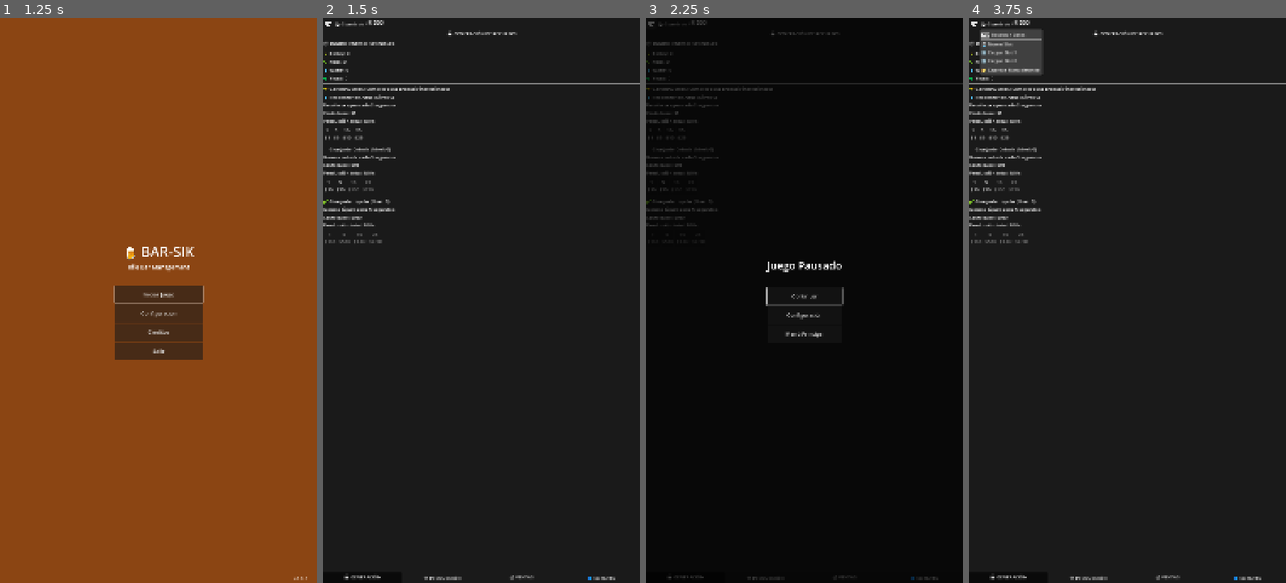
Above: before the commit, frames 1-4 (left to right).
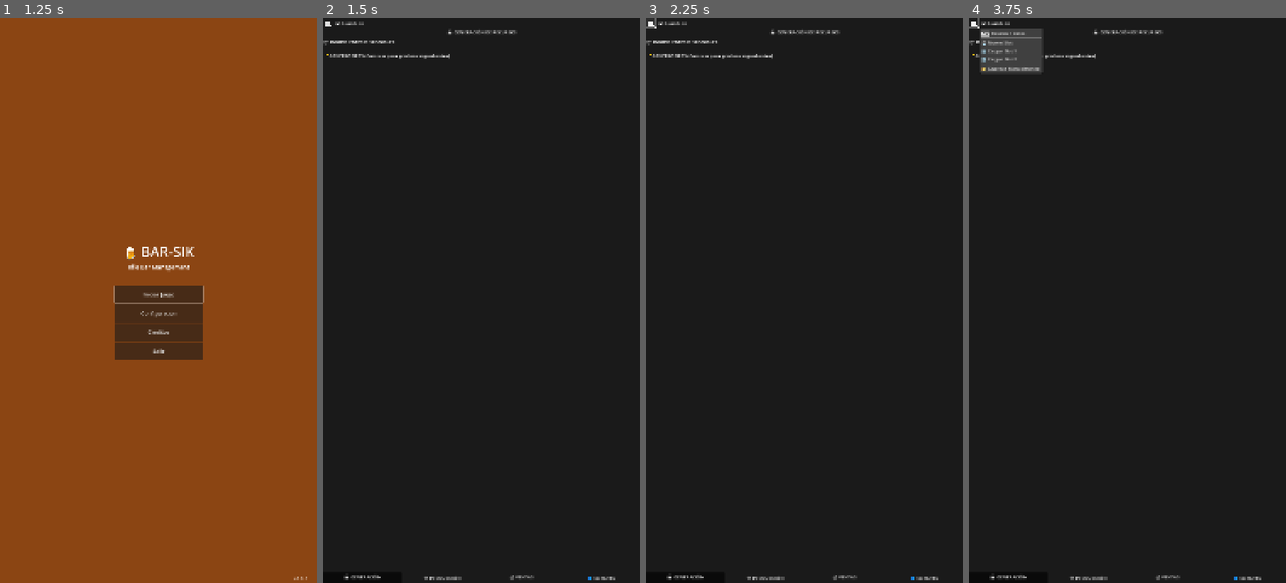
Above: after the commit, the same moments.

Repository: Kavalieri/bar-sik
Game: Godot game, scene res://scenes/SplashScreen.tscn
Two runs of this game, one before a commit and one after it. Both use one fixed random seed, a clock stepped at 60 frames per second and the inputs below.
Inputs (mouse positions are in pixels of both pictures, inside the frame that each line leads up to):
- Up to frame 1 (1.25 s): tap Enter at 0.5 s; move the mouse to (228, 272) at 0.52 s; click (228, 272) at 0.67 s
- Up to frame 2 (1.5 s): click "Iniciar Juego" at 1.25 s
- Up to frame 3 (2.25 s): click "⏸️" at 2 s
- Up to frame 4 (3.75 s): click (1127, 294) at 2.75 s, where only the run before the commit has a clickable "Continuar"; click "💾 Guardado" at 3.5 s

Frame 1 is identical in both runs. In frame 2, 2.3% of the frame differs, in the area x 0-100%, y 0-40%; in frame 3, 1.4%; in frame 4, 2.5%.
Error after the commit: Parse Error: Could not resolve super class inheritance from "GameController". (res://scripts/GameScene.gd:1)

Commit message:
✨ SISTEMA DE OFERTAS IMPLEMENTADO: ProductionPanel → Clientes
🏭 1. INTERFAZ DE OFERTAS AGREGADA:
- Checkbox 'Disponible para clientes' en cada estación
- Botón configurar precio (Normal/Alto/Bajo)
- UI integrada en ProductionPanel después de producción manual

📊 2. GAMEDATA EXTENDIDO:
- Nuevo diccionario 'offers' con enabled/price_multiplier
- Persistencia en save/load (to_dict/from_dict)
- Estado individual por cada estación de producción

🔄 3. SIGNALS Y CALLBACKS:
- offer_toggled(station_index, enabled)
- offer_price_requested(station_index)
- Conexiones completas ProductionPanel → GameController

🛒 4. CLIENTES INTEGRADOS:
- CustomerManager accede a ProductionManager
- Solo compra productos con ofertas habilitadas
- Aplica multiplicadores de precio configurados
- Logs detallados de compras automáticas

🎯 Resultado: Cada estación puede ofrecer sus productos automáticamente a clientes con precios personalizados

Diff:
--- a/project/scripts/ProductionPanel.gd
+++ b/project/scripts/ProductionPanel.gd
@@ -12,6 +12,8 @@
 # Señales para comunicación con GameScene
 signal station_purchased(station_index: int)
 signal manual_production_requested(station_index: int, quantity: int)
+signal offer_toggled(station_index: int, enabled: bool)
+signal offer_price_requested(station_index: int)
 
 
 func _ready() -> void:
@@ -79,6 +81,31 @@
 		production_buttons.add_child(prod_button)
 
 	station_group.add_child(production_buttons)
+
+	# Separador para OFERTA
+	var separator_offer = HSeparator.new()
+	station_group.add_child(separator_offer)
+
+	# Sistema de OFERTA AUTOMÁTICA
+	var offer_label = Label.new()
+	offer_label.text = "🛒 OFERTA AUTOMÁTICA:"
+	station_group.add_child(offer_label)
+
+	var offer_container = HBoxContainer.new()
+
+	# Toggle de activar/desactivar oferta
+	var offer_toggle = CheckBox.new()
+	offer_toggle.text = "Disponible para clientes"
+	offer_toggle.pressed.connect(_on_offer_toggled.bind(station_index))
+	offer_container.add_child(offer_toggle)
+
+	# Botón para configurar precio de oferta
+	var price_button = Button.new()
+	price_button.text = "Precio Automático"
+	price_button.pressed.connect(_on_offer_price_requested.bind(station_index))
+	offer_container.add_child(price_button)
+
+	station_group.add_child(offer_container)
 
 	# Separador final
 	var separator2 = HSeparator.new()
@@ -208,6 +235,27 @@
 				else:
 					button.text = "x%d ❌" % quantity
 
+			# Actualizar interfaz de ofertas
+			var offer_container = station_group.get_child(7) as HBoxContainer  # Contenedor de oferta
+			var offer_toggle = offer_container.get_child(0) as CheckBox  # CheckBox
+			var price_button = offer_container.get_child(1) as Button   # Botón de precio
+
+			# Obtener estado de la oferta desde GameData
+			var offer_state = game_data["offers"].get(station.id, {"enabled": false, "price_multiplier": 1.0})
+			var is_enabled = offer_state.get("enabled", false)
+			var price_multiplier = offer_state.get("price_multiplier", 1.0)
+
+			# Actualizar checkbox sin disparar señal
+			offer_toggle.set_pressed_no_signal(is_enabled)
+
+			# Actualizar texto del botón de precio
+			if price_multiplier == 1.0:
+				price_button.text = "Precio Normal"
+			elif price_multiplier > 1.0:
+				price_button.text = "Precio Alto (+%.0f%%)" % ((price_multiplier - 1.0) * 100)
+			else:
+				price_button.text = "Precio Bajo (%.0f%%)" % (price_multiplier * 100)
+
 
 func _can_produce(station: Dictionary, game_data: Dictionary, quantity: int) -> bool:
 	# Verificar si tiene suficientes ingredientes para producir
@@ -243,3 +291,18 @@
 
 func _on_manual_production_requested(station_index: int, quantity: int) -> void:
 	manual_production_requested.emit(station_index, quantity)
+
+func _on_offer_toggled(station_index: int) -> void:
+	# Obtener el estado del checkbox
+	var station_group = station_interfaces[station_index]
+	# Buscar el checkbox en la estructura (posición específica)
+	var offer_container = station_group.get_child(7)  # HBoxContainer de oferta
+	var offer_toggle = offer_container.get_child(0) as CheckBox  # CheckBox
+	var enabled = offer_toggle.button_pressed
+
+	print("🛒 Oferta toggled para estación %d: %s" % [station_index, "ACTIVADA" if enabled else "DESACTIVADA"])
+	offer_toggled.emit(station_index, enabled)
+
+func _on_offer_price_requested(station_index: int) -> void:
+	print("💰 Configuración de precio solicitada para estación %d" % station_index)
+	offer_price_requested.emit(station_index)
--- a/project/scripts/core/CustomerManager.gd
+++ b/project/scripts/core/CustomerManager.gd
@@ -7,6 +7,7 @@
 signal upgrade_purchased(upgrade_id: String, cost: float)
 
 var game_data: GameData
+var production_manager: ProductionManager  # Referencia para acceder a definiciones de estaciones
 var customer_timer: Timer
 var customer_timer_progress: float = 0.0
 
@@ -63,6 +64,10 @@
 ## Asignar datos del juego
 func set_game_data(data: GameData) -> void:
 	game_data = data
+
+## Asignar referencia al ProductionManager
+func set_production_manager(manager: ProductionManager) -> void:
+	production_manager = manager
 	_update_timer_settings()
 
 ## Actualizar configuración del timer según upgrades
@@ -91,23 +96,49 @@
 	if not game_data or not game_data.upgrades["auto_sell_enabled"]:
 		return
 
-	# Encontrar productos disponibles
+	# Encontrar productos disponibles CON OFERTA HABILITADA
 	var available_products = []
+	var station_definitions = production_manager.get_station_definitions() if production_manager else []
+
 	for product_type in game_data.products.keys():
 		if game_data.products[product_type] > 0:
-			available_products.append(product_type)
+			# Verificar si hay alguna estación que produzca este producto y tenga oferta habilitada
+			var has_offer = false
+			for station_def in station_definitions:
+				if station_def.get("produces", "") == product_type:
+					var station_id = station_def.id
+					var offer_enabled = game_data.offers.get(station_id, {}).get("enabled", false)
+					if offer_enabled:
+						has_offer = true
+						break
+
+			if has_offer:
+				available_products.append(product_type)
+				print("🛒 Producto disponible para clientes: %s (con oferta)" % product_type)
 
 	if available_products.is_empty():
+		print("❌ No hay productos con ofertas habilitadas")
 		return
 
-	# Elegir producto al azar
+	# Elegir producto al azar de los que tienen oferta
 	var chosen_product = available_products[randi() % available_products.size()]
 	var base_price = GameUtils.get_product_price(chosen_product)
-	var final_price = base_price
+
+	# Aplicar multiplicador de precio de la oferta
+	var price_multiplier = 1.0
+	for station_def in station_definitions:
+		if station_def.get("produces", "") == chosen_product:
+			var station_id = station_def.id
+			price_multiplier = game_data.offers.get(station_id, {}).get("price_multiplier", 1.0)
+			break
+
+	var final_price = base_price * price_multiplier
 
 	# Aplicar bonus de clientes premium
 	if game_data.upgrades.get("premium_customers", false):
 		final_price *= 1.5  # 50% más
+
+	print("💰 Cliente comprando %s por $%.2f (multiplicador: %.2f)" % [chosen_product, final_price, price_multiplier])
 
 	# Determinar cantidad (bulk buyers pueden comprar más)
 	var max_quantity = game_data.products[chosen_product]
--- a/project/scripts/core/GameController.gd
+++ b/project/scripts/core/GameController.gd
@@ -1,6 +1,12 @@
 extends Control
 class_name GameController
-## GameController - Controlador principal del juego (versión ligera)
+## GameController - C		# Reassignar datos a managers
+	generator_manager.set_game_data(game_data)
+	production_manager.set_game_data(game_data)
+	sales_manager.set_game_data(game_data)
+	customer_manager.set_game_data(game_data)
+	customer_manager.set_production_manager(production_manager)
+	customer_manager.set_production_manager(production_manager)  # Para acceder a definiciones de estacioneslador principal del juego (versión ligera)
 ## Coordina managers y maneja la UI principal
 
 # Escenas precargadas
@@ -66,6 +72,7 @@
 	production_manager.set_game_data(game_data)
 	sales_manager.set_game_data(game_data)
 	customer_manager.set_game_data(game_data)
+	customer_manager.set_production_manager(production_manager)  # Para acceder a definiciones de estaciones
 
 	# Conectar señales de managers
 	_connect_manager_signals()
@@ -132,6 +139,8 @@
 		production_panel.setup_stations(station_defs)
 		production_panel.station_purchased.connect(_on_ui_station_purchase_requested)
 		production_panel.manual_production_requested.connect(_on_ui_manual_production_requested)
+		production_panel.offer_toggled.connect(_on_ui_offer_toggled)
+		production_panel.offer_price_requested.connect(_on_ui_offer_price_requested)
 
 	# Setup SalesPanel
 	if sales_panel.has_method("item_sell_requested"):
@@ -306,3 +315,43 @@
 	if what == NOTIFICATION_WM_CLOSE_REQUEST:
 		_save_game()
 		get_tree().quit()
+
+## === CALLBACKS DE OFERTAS ===
+
+func _on_ui_offer_toggled(station_index: int, enabled: bool) -> void:
+	print("🛒 GameController - Oferta toggled:")
+	print("   - Estación: %d, Habilitada: %s" % [station_index, enabled])
+
+	# Obtener la definición de la estación para conocer su ID
+	var station_defs = production_manager.get_station_definitions()
+	if station_index < station_defs.size():
+		var station_id = station_defs[station_index].id
+		print("   - ID de estación: %s" % station_id)
+
+		# Actualizar GameData
+		if game_data.offers.has(station_id):
+			game_data.offers[station_id]["enabled"] = enabled
+			print("   - ✅ Oferta %s para %s" % ["ACTIVADA" if enabled else "DESACTIVADA", station_id])
+		else:
+			print("   - ❌ ERROR: ID de estación no encontrado en ofertas")
+
+func _on_ui_offer_price_requested(station_index: int) -> void:
+	print("💰 GameController - Configuración de precio solicitada:")
+	print("   - Estación: %d" % station_index)
+
+	# Obtener la definición de la estación
+	var station_defs = production_manager.get_station_definitions()
+	if station_index < station_defs.size():
+		var station_id = station_defs[station_index].id
+		var current_multiplier = game_data.offers.get(station_id, {}).get("price_multiplier", 1.0)
+
+		print("   - ID de estación: %s" % station_id)
+		print("   - Multiplicador actual: %.2f" % current_multiplier)
+
+		# TODO: Aquí se podría abrir un diálogo para configurar el precio
+		# Por ahora, alternar entre valores comunes
+		var new_multiplier = 1.2 if current_multiplier <= 1.0 else (0.8 if current_multiplier >= 1.5 else 1.0)
+		game_data.offers[station_id]["price_multiplier"] = new_multiplier
+
+		print("   - ✅ Nuevo multiplicador: %.2f" % new_multiplier)
+		_update_all_displays()  # Actualizar UI para mostrar el cambio
--- a/project/scripts/core/GameData.gd
+++ b/project/scripts/core/GameData.gd
@@ -36,6 +36,18 @@
 @export var stations: Dictionary = {
 	"brewery": 0,
 	"bar_station": 0
+}
+
+## Sistema de ofertas automáticas para clientes
+@export var offers: Dictionary = {
+	"brewery": {
+		"enabled": false,
+		"price_multiplier": 1.0  # Multiplicador del precio base
+	},
+	"bar_station": {
+		"enabled": false,
+		"price_multiplier": 1.0
+	}
 }
 
 ## Sistema de upgrades
@@ -77,6 +89,7 @@
 		"products": products,
 		"generators": generators,
 		"stations": stations,
+		"offers": offers,
 		"upgrades": upgrades,
 		"milestones": milestones,
 		"statistics": statistics
@@ -89,6 +102,7 @@
 	products = data.get("products", products)
 	generators = data.get("generators", generators)
 	stations = data.get("stations", stations)
+	offers = data.get("offers", offers)
 	upgrades = data.get("upgrades", upgrades)
 	milestones = data.get("milestones", milestones)
 	statistics = data.get("statistics", statistics)
